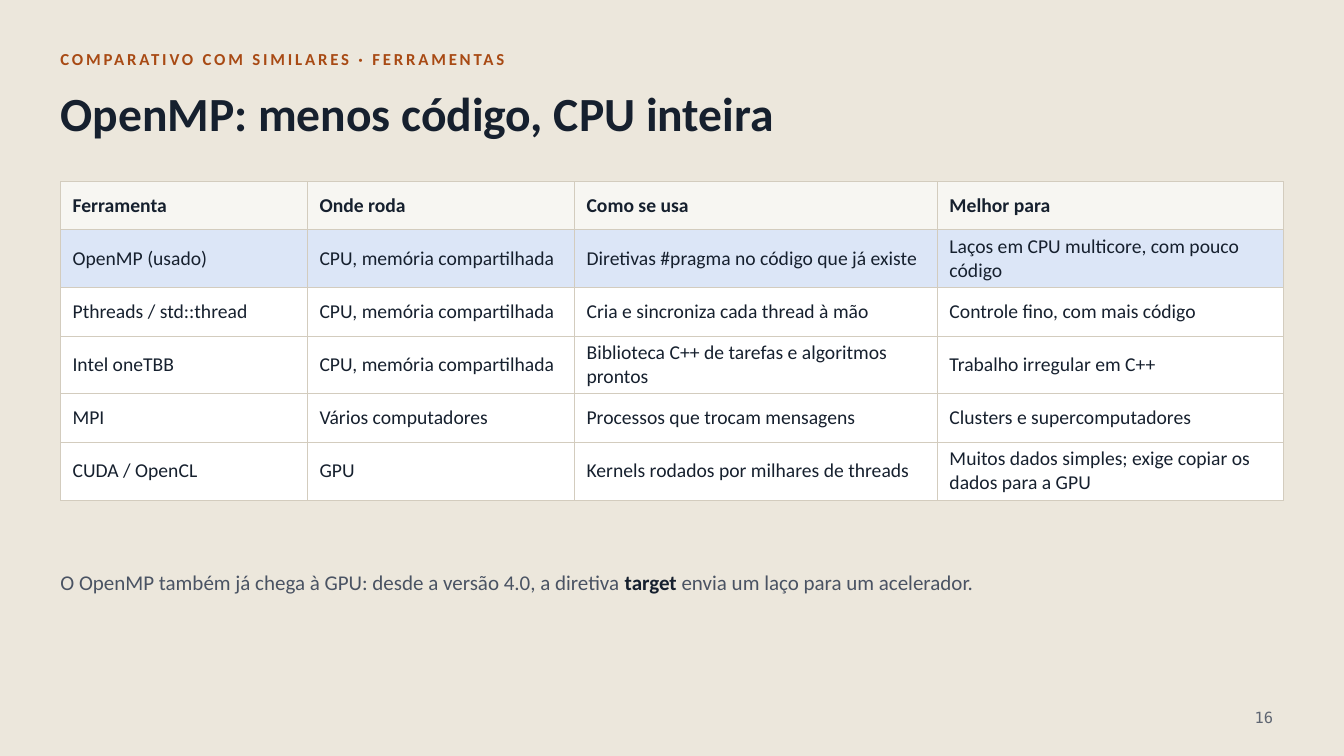
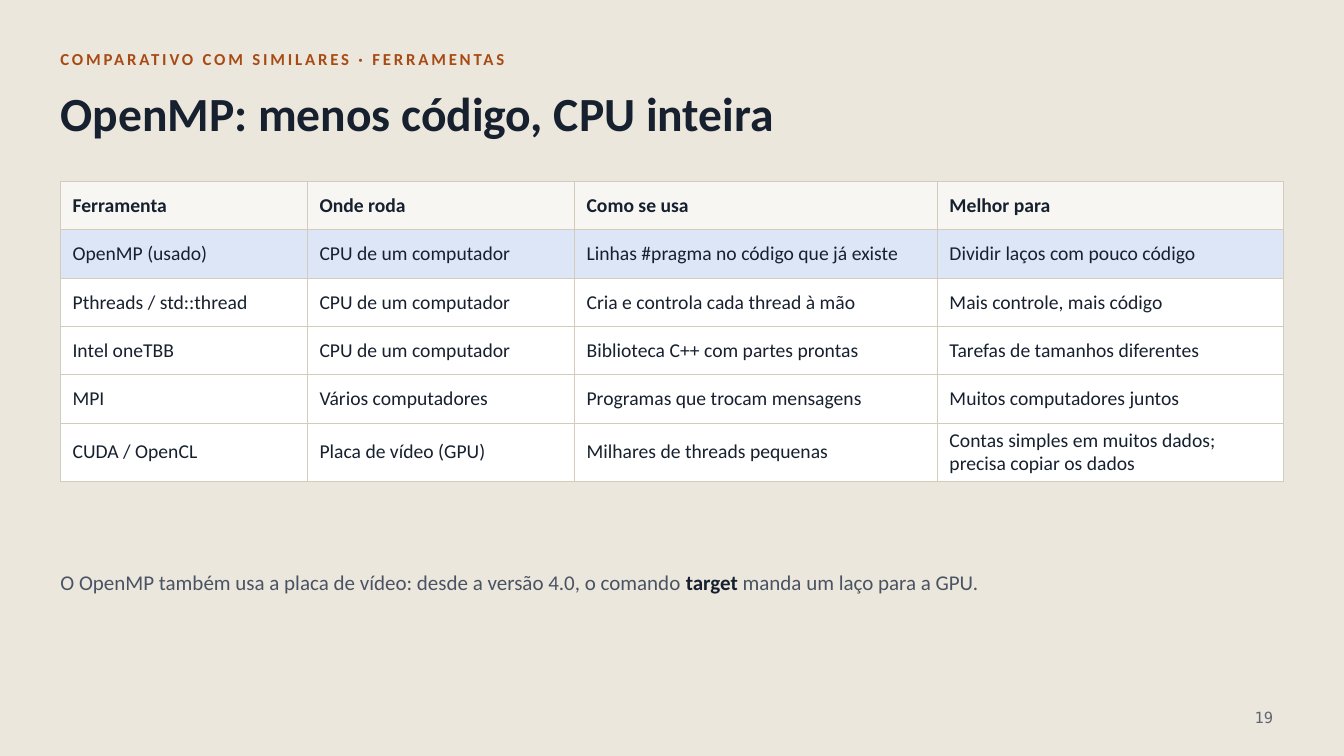
Before and after one commit to Dev2MundialMix/m3_1_bucket_sort, a slide deck: slide 19 of apresentacao/bucket_sort_openmp.pptx (slide 16 before the commit). Drawn at 1344x756 pixels with LibreOffice and Linux fonts; fonts in the diff are those of the drawing. Boxes give left, top, right and bottom in pixels: in the first picture for what was removed or moved away, otherwise in the second. Text is boxed around its words. In the diff, an @@ line names an element or a change of style, - is before the commit and + after.

```diff
--- a/apresentacao/bucket_sort_openmp.pptx
+++ b/apresentacao/bucket_sort_openmp.pptx
@@ table at [60,181,1284,477] @@
-row 2: OpenMP (usado) | CPU, memória compartilhada | Diretivas #pragma no código que já existe | Laços em CPU multicore, com pouco código
+row 2: OpenMP (usado) | CPU de um computador | Linhas #pragma no código que já existe | Dividir laços com pouco código
-row 3: Pthreads / std::thread | CPU, memória compartilhada | Cria e sincroniza cada thread à mão | Controle fino, com mais código
+row 3: Pthreads / std::thread | CPU de um computador | Cria e controla cada thread à mão | Mais controle, mais código
-row 4: Intel oneTBB | CPU, memória compartilhada | Biblioteca C++ de tarefas e algoritmos prontos | Trabalho irregular em C++
+row 4: Intel oneTBB | CPU de um computador | Biblioteca C++ com partes prontas | Tarefas de tamanhos diferentes
-row 5, column 3: Processos que trocam mensagens
+row 5, column 3: Programas que trocam mensagens
-row 5, column 4: Clusters e supercomputadores
+row 5, column 4: Muitos computadores juntos
-row 6: CUDA / OpenCL | GPU | Kernels rodados por milhares de threads | Muitos dados simples; exige copiar os dados para a GPU
+row 6: CUDA / OpenCL | Placa de vídeo (GPU) | Milhares de threads pequenas | Contas simples em muitos dados; precisa copiar os dados
@@ text at [60,575,978,594]: text changed @@
-O OpenMP também já chega à GPU: desde a versão 4.0, a diretiva target envia um laço para um acelerador.
+O OpenMP também usa a placa de vídeo: desde a versão 4.0, o comando target manda um laço para a GPU.
@@ page number at [1255,711,1274,723]: text changed @@
-16
+19
```
Also in this commit, not shown: 16 other slides changed, 3 slides added, 1 other file.
